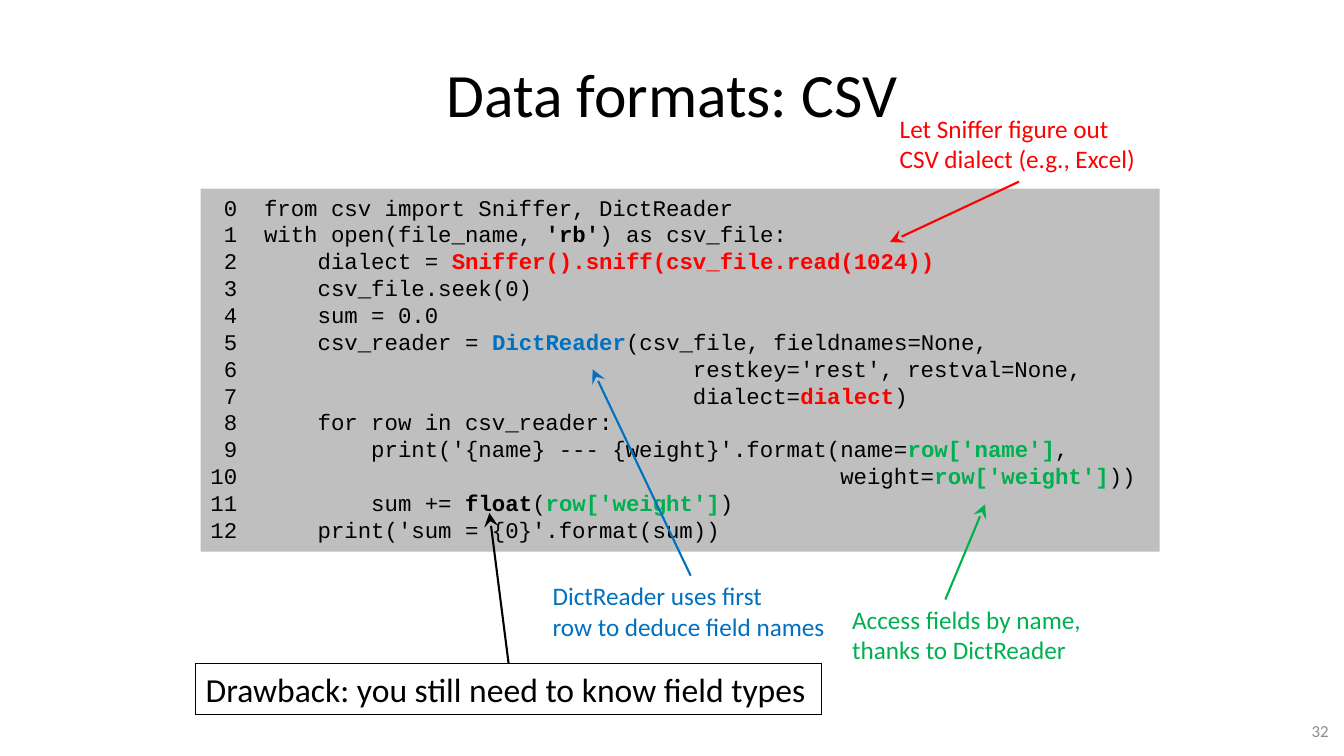
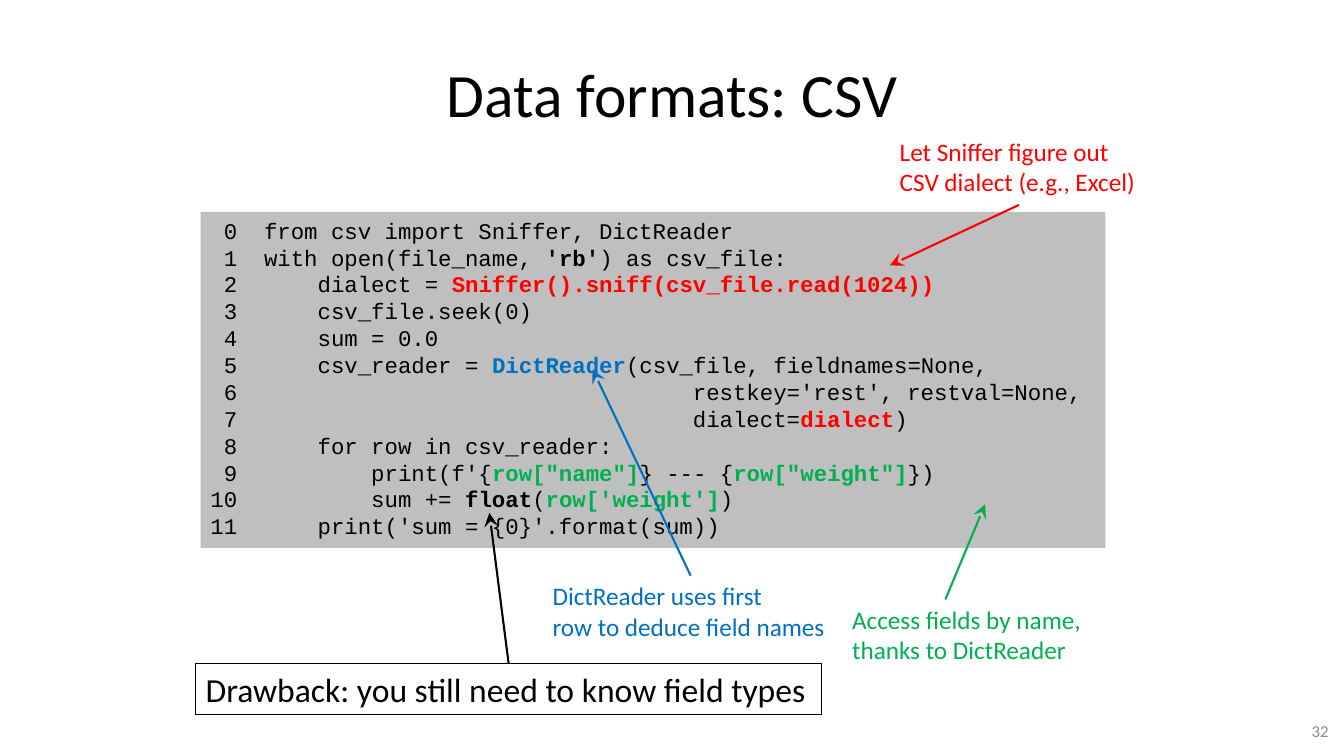
Before and after one commit to gjbex/Python-for-systems-programming, a slide deck: slide 32 of python_for_systems_programming.pptx. Drawn at 1344x756 pixels with LibreOffice and Linux fonts; fonts in the diff are those of the drawing. Boxes give left, top, right and bottom in pixels: in the first picture for what was removed or moved away, otherwise in the second. Text is boxed around its words. In the diff, an @@ line names an element or a change of style, - is before the commit and + after.

Commit message:
Update slides
* fix URL for recent version of Python
* use f-strings rather than format method

```diff
--- a/python_for_systems_programming.pptx
+++ b/python_for_systems_programming.pptx
@@ text "Let Sniffer figure out CSV ...": place and size @@
-text "Let Sniffer figure out CSV ..." at (900,120,1134,173)
+text "Let Sniffer figure out CSV ..." at (900,143,1134,196)
@@ arrow moved from (1019, 181) - (890, 242) to (1019, 205) - (890, 265) @@
@@ rectangle "0 from csv import Sniffer, ...": place and size @@
-rectangle "0 from csv import Sniffer, ..." at (201,189,1160,552)
+rectangle "0 from csv import Sniffer, ..." at (201,212,1106,547)
@@ text in rectangle at (318,464,935,541): text changed @@
-9 print('{name} --- {weight}'.format(name=row['name'],
-10 weight=row['weight']))
-11 sum += float(row['weight'])
-12 print('sum = {0}'.format(sum))
+9 print(f'{row["name"]} --- {row["weight"]})
+10 sum += float(row['weight'])
+11 print('sum = {0}'.format(sum))
```
Also in this commit, not shown: 6 other slides changed.
